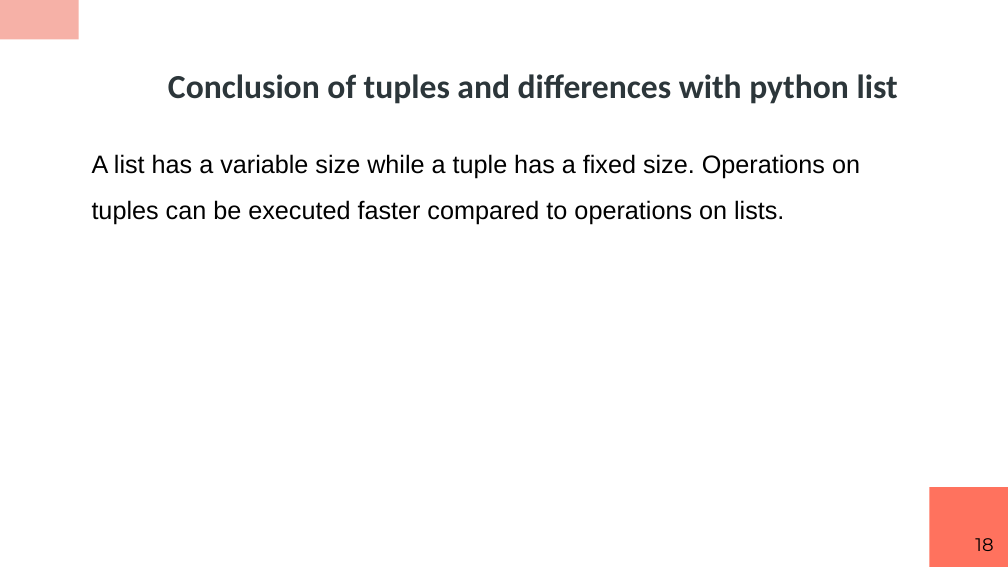
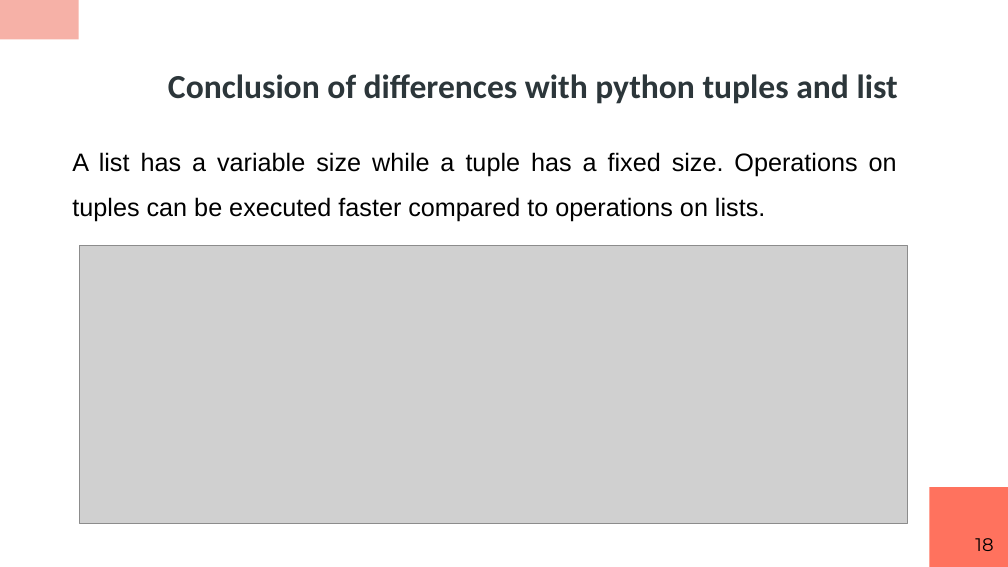
Before and after one commit to RashmivernekarN/ai_with_python_keonics, a slide deck: slide 18 of module2/ppt/Advanced Concepts Using Datastructures.pptx. Drawn at 1008x567 pixels with LibreOffice and Linux fonts; fonts in the diff are those of the drawing; grey boxes stand for pictures. Boxes give left, top, right and bottom in pixels: in the first picture for what was removed or moved away, otherwise in the second. Text is boxed around its words. In the diff, an @@ line names an element or a change of style, - is before the commit and + after.

```diff
--- a/module2/ppt/Advanced Concepts Using Datastructures.pptx
+++ b/module2/ppt/Advanced Concepts Using Datastructures.pptx
@@ title at (168,74,898,104): text changed @@
-Conclusion of tuples and differences with python list
+Conclusion of differences with python tuples and list
@@ text "A list has a variable ...": place and size @@
-text "A list has a variable ..." at (92,154,860,224)
+text "A list has a variable ..." at (72,152,897,222)
@@ text "A list has a variable ..." at (72,152,897,222): alignment left to justified @@
@@ picture added at (80,246,907,523) @@
```
Also in this commit, not shown: 4 other slides changed, 18 slides added, 2 other files.
